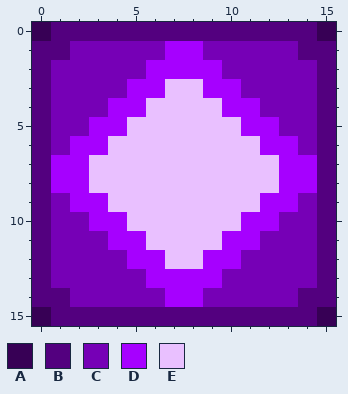
One commit to this pixel-art sprite: data/new_block3.png. Above is the file before it was changed.
The file is 16x16 pixels.
Palette (. is transparent): A #370055  B #53007f  C #7600b6  D #a600ff  E #e9c0ff
After the commit:
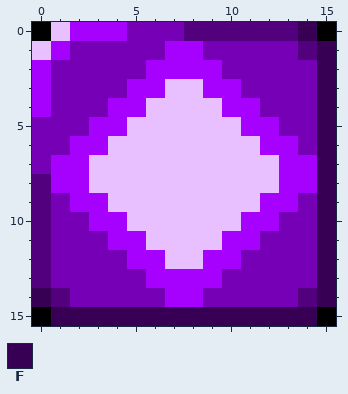
Colours new in this view: F #370055
The edit:
@@ palette @@
-A #370055
+A #000000
@@ x 0..15 @@
- 0 ABBBBBBBBBBBBBBA
- 1 BBCCCCCDDCCCCCBB
- 2 BCCCCCDDDDCCCCCB
- 3 BCCCCDDEEDDCCCCB
- 4 BCCCDDEEEEDDCCCB
- 5 BCCDDEEEEEEDDCCB
- 6 BCDDEEEEEEEEDDCB
- 7 BDDEEEEEEEEEEDDB
- 8 BDDEEEEEEEEEEDDB
- 9 BCDDEEEEEEEEDDCB
-10 BCCDDEEEEEEDDCCB
-11 BCCCDDEEEEDDCCCB
-12 BCCCCDDEEDDCCCCB
-13 BCCCCCDDDDCCCCCB
-14 BBCCCCCDDCCCCCBB
-15 ABBBBBBBBBBBBBBA
+ 0 AEDDDCCCBBBBBBFA
+ 1 EDCCCCCDDCCCCCBF
+ 2 DCCCCCDDDDCCCCCF
+ 3 DCCCCDDEEDDCCCCF
+ 4 DCCCDDEEEEDDCCCF
+ 5 CCCDDEEEEEEDDCCF
+ 6 CCDDEEEEEEEEDDCF
+ 7 CDDEEEEEEEEEEDDF
+ 8 BDDEEEEEEEEEEDDF
+ 9 BCDDEEEEEEEEDDCF
+10 BCCDDEEEEEEDDCCF
+11 BCCCDDEEEEDDCCCF
+12 BCCCCDDEEDDCCCCF
+13 BCCCCCDDDDCCCCCF
+14 FBCCCCCDDCCCCCBF
+15 AFFFFFFFFFFFFFFA
Where, in picture pixels (left, top, right, bottom), the same in both pictures:
changed: (32, 22, 336, 326)
